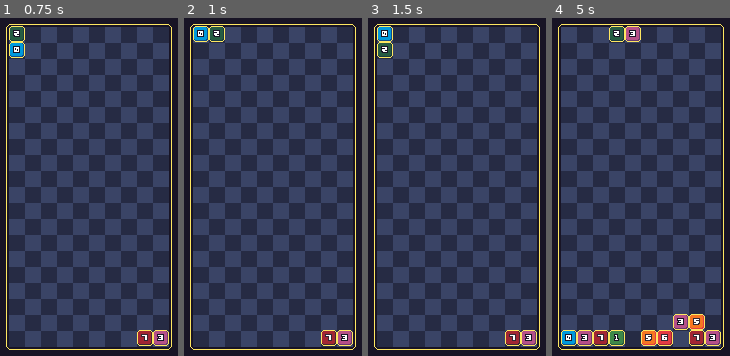
Above: before the commit, frames 1-4 (left to right).
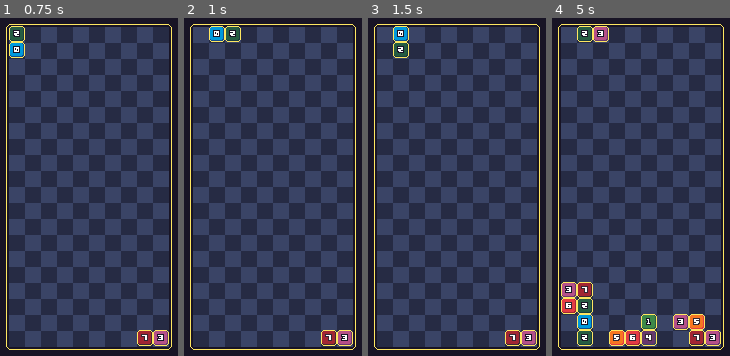
Above: after the commit, the same moments.

Repository: giraffekey/seven-seven-seven
Game: Godot game, scene res://main.tscn
Same seed, same stepped clock (60 frames per second), same inputs: the game is played once before the commit and once after it.
Inputs:
- Up to frame 1 (0.75 s): tap Enter at 0.5 s; hold Right (right) from 0.53 s (still down); tap Z (fast_drop) at 0.6 s
- Up to frame 2 (1 s): keep holding Right (right); tap Up (rotate) at 0.8 s
- Up to frame 3 (1.5 s): release Right (right) at 1.28 s; hold Left (left) from 1.28 s (still down); tap Up (rotate) at 1.35 s
- Up to frame 4 (5 s): tap Z (fast_drop) at 1.55, 2.1, 3.05, 3.6, 4.55 s; release Left (left) at 2.03 s; hold Right (right) 2.03-2.78 s; tap Up (rotate) at 2.3, 2.85, 3.8, 4.35 s; hold Down (accelerate) 2.78-3.53 s; hold Left (left) from 3.53 s (still down); tap Space at 4.25 s

Frame 1 is identical in both runs. In frame 2, 1.1% of the frame differs, in the area x 5-33%, y 2-8%; in frame 3, 1.6%; in frame 4, 6.1%, in the area x 5-68%, y 2-98%.

Commit message:
Allow holding down inputs

Diff:
--- a/main.tscn
+++ b/main.tscn
@@ -32,4 +32,20 @@
 
 [node name="FallTimer" type="Timer" parent="."]
 
+[node name="MoveLeftTimer" type="Timer" parent="."]
+wait_time = 0.25
+
+[node name="MoveRightTimer" type="Timer" parent="."]
+wait_time = 0.25
+
+[node name="RotateTimer" type="Timer" parent="."]
+wait_time = 0.25
+
+[node name="FastDropTimer" type="Timer" parent="."]
+wait_time = 0.25
+
 [connection signal="timeout" from="FallTimer" to="." method="_on_fall_timer_timeout"]
+[connection signal="timeout" from="MoveLeftTimer" to="." method="_on_move_left_timer_timeout"]
+[connection signal="timeout" from="MoveRightTimer" to="." method="_on_move_right_timer_timeout"]
+[connection signal="timeout" from="RotateTimer" to="." method="_on_rotate_timer_timeout"]
+[connection signal="timeout" from="FastDropTimer" to="." method="_on_fast_drop_timer_timeout"]
--- a/script.gd
+++ b/script.gd
@@ -14,48 +14,28 @@
 
 func _process(_delta: float):
 	if Input.is_action_just_pressed("left"):
-		var old_cells = erase_block()
-		col = max(col - 1, 0)
-		var new_cells = block_cells()
-
-		var coords1 = $BlockLayer.get_cell_atlas_coords(new_cells[0])
-		var coords2 = $BlockLayer.get_cell_atlas_coords(new_cells[1])
-		if coords1 != Vector2i(-1, -1) or coords2 != Vector2i(-1, -1):
-			new_cells = old_cells
-			col = min(col + 1, 9)
-
-		$BlockLayer.set_cell(new_cells[0], 0, Vector2i(block[0], 0))
-		$BlockLayer.set_cell(new_cells[1], 0, Vector2i(block[1], 0))
+		move_left()
+		$MoveLeftTimer.start()
+
+	if Input.is_action_just_released("left"):
+		$MoveLeftTimer.stop()
 
 	if Input.is_action_just_pressed("right"):
-		var old_cells = erase_block()
-		col = min(col + 1, 9)
-		var new_cells = block_cells()
-
-		var coords1 = $BlockLayer.get_cell_atlas_coords(new_cells[0])
-		var coords2 = $BlockLayer.get_cell_atlas_coords(new_cells[1])
-		if coords1 != Vector2i(-1, -1) or coords2 != Vector2i(-1, -1):
-			new_cells = old_cells
-			col = max(col - 1, 0)
-
-		$BlockLayer.set_cell(new_cells[0], 0, Vector2i(block[0], 0))
-		$BlockLayer.set_cell(new_cells[1], 0, Vector2i(block[1], 0))
+		move_right()
+		$MoveRightTimer.start()
+
+	if Input.is_action_just_released("right"):
+		$MoveRightTimer.stop()
 
 	if Input.is_action_just_pressed("rotate"):
-		var old_cells = erase_block()
-		orientation += 1
-		if orientation > 3: orientation = 0
-		var new_cells = block_cells()
-
-		var coords1 = $BlockLayer.get_cell_atlas_coords(new_cells[0])
-		var coords2 = $BlockLayer.get_cell_atlas_coords(new_cells[1])
-		if coords1 != Vector2i(-1, -1) or coords2 != Vector2i(-1, -1):
-			new_cells = old_cells
-			orientation -= 1
-			if orientation < 0: orientation = 3
-
-		$BlockLayer.set_cell(new_cells[0], 0, Vector2i(block[0], 0))
-		$BlockLayer.set_cell(new_cells[1], 0, Vector2i(block[1], 0))
+		rotate_block()
+		$RotateTimer.start()
+
+	if Input.is_action_just_released("rotate"):
+		$RotateTimer.stop()
+
+	if Input.is_action_just_pressed("accelerate"):
+		$FallTimer.start(min($FallTimer.time_left, 0.25 / ((level + 1) / 2.0)))
 
 	if Input.is_action_pressed("accelerate"):
 		$FallTimer.wait_time = 0.25 / ((level + 1) / 2.0)
@@ -63,12 +43,28 @@
 		$FallTimer.wait_time = 1.0 / ((level + 1) / 2.0)
 
 	if Input.is_action_just_pressed("fast_drop"):
-		if row == 0:
-			_on_fall_timer_timeout()
-		while row > 0:
-			_on_fall_timer_timeout()
+		fast_drop()
+		$FastDropTimer.start()
+
+	if Input.is_action_just_released("fast_drop"):
+		$FastDropTimer.stop()
 
 func _on_fall_timer_timeout() -> void:
+	fall()
+
+func _on_move_left_timer_timeout() -> void:
+	move_left()
+
+func _on_move_right_timer_timeout() -> void:
+	move_right()
+
+func _on_rotate_timer_timeout() -> void:
+	rotate_block()
+
+func _on_fast_drop_timer_timeout() -> void:
+	fast_drop()
+
+func fall() -> void:
 	var old_cells = erase_block()
 	row = min(row + 1, 19)
 	var new_cells = block_cells()
@@ -84,6 +80,56 @@
 	if new_cells == old_cells:
 		clear_blocks()
 		spawn_block()
+
+func move_left() -> void:
+	var old_cells = erase_block()
+	col = max(col - 1, 0)
+	var new_cells = block_cells()
+
+	var coords1 = $BlockLayer.get_cell_atlas_coords(new_cells[0])
+	var coords2 = $BlockLayer.get_cell_atlas_coords(new_cells[1])
+	if coords1 != Vector2i(-1, -1) or coords2 != Vector2i(-1, -1):
+		new_cells = old_cells
+		col = min(col + 1, 9)
+
+	$BlockLayer.set_cell(new_cells[0], 0, Vector2i(block[0], 0))
+	$BlockLayer.set_cell(new_cells[1], 0, Vector2i(block[1], 0))
+
+func move_right() -> void:
+	var old_cells = erase_block()
+	col = min(col + 1, 9)
+	var new_cells = block_cells()
+
+	var coords1 = $BlockLayer.get_cell_atlas_coords(new_cells[0])
+	var coords2 = $BlockLayer.get_cell_atlas_coords(new_cells[1])
+	if coords1 != Vector2i(-1, -1) or coords2 != Vector2i(-1, -1):
+		new_cells = old_cells
+		col = max(col - 1, 0)
+
+	$BlockLayer.set_cell(new_cells[0], 0, Vector2i(block[0], 0))
+	$BlockLayer.set_cell(new_cells[1], 0, Vector2i(block[1], 0))
+
+func rotate_block() -> void:
+	var old_cells = erase_block()
+	orientation += 1
+	if orientation > 3: orientation = 0
+	var new_cells = block_cells()
+
+	var coords1 = $BlockLayer.get_cell_atlas_coords(new_cells[0])
+	var coords2 = $BlockLayer.get_cell_atlas_coords(new_cells[1])
+	if coords1 != Vector2i(-1, -1) or coords2 != Vector2i(-1, -1):
+		new_cells = old_cells
+		orientation -= 1
+		if orientation < 0: orientation = 3
+
+	$BlockLayer.set_cell(new_cells[0], 0, Vector2i(block[0], 0))
+	$BlockLayer.set_cell(new_cells[1], 0, Vector2i(block[1], 0))
+
+func fast_drop() -> void:
+	if row == 0:
+		fall()
+	while row > 0:
+		fall()
 
 func block_cells() -> Array:
 	var c = col
Not shown, added: 8-bit.ttf.import
